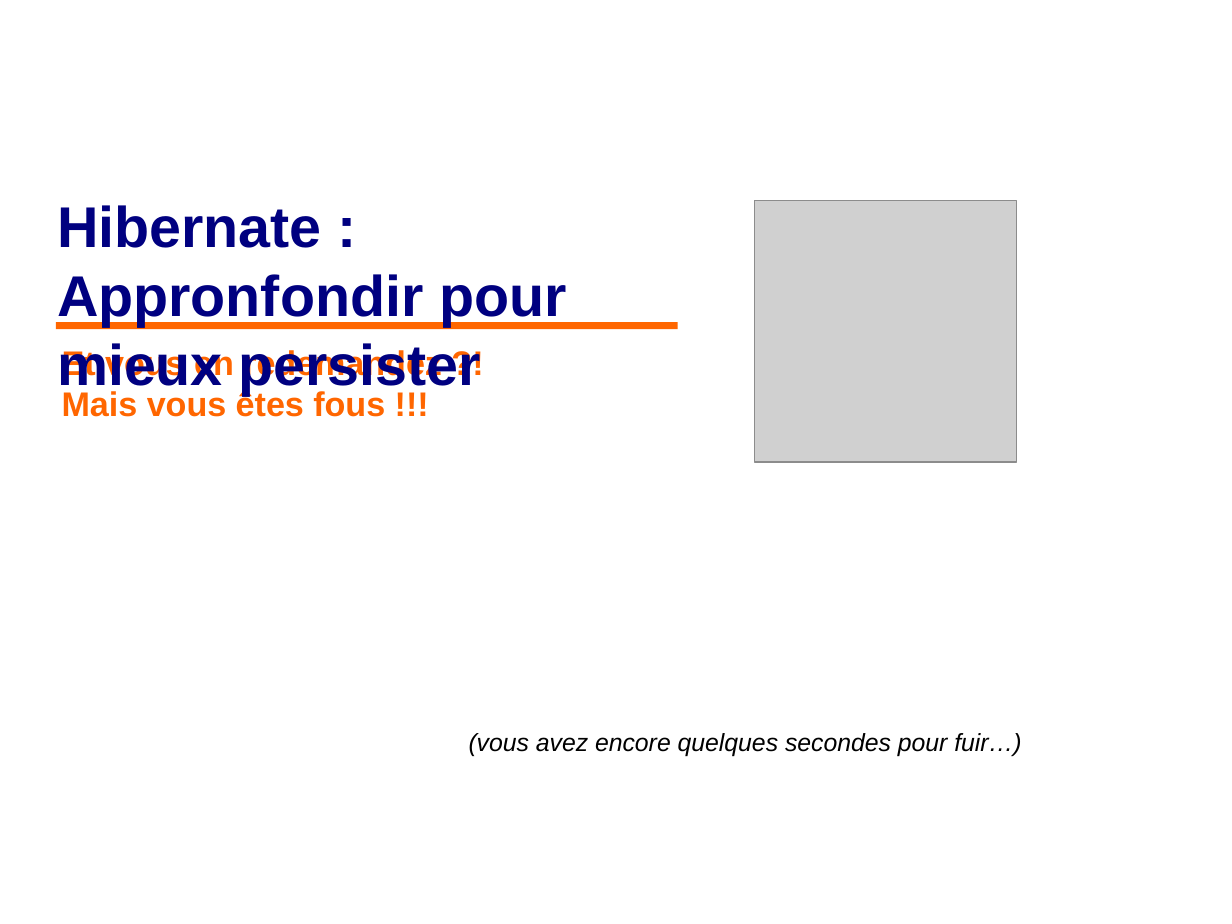
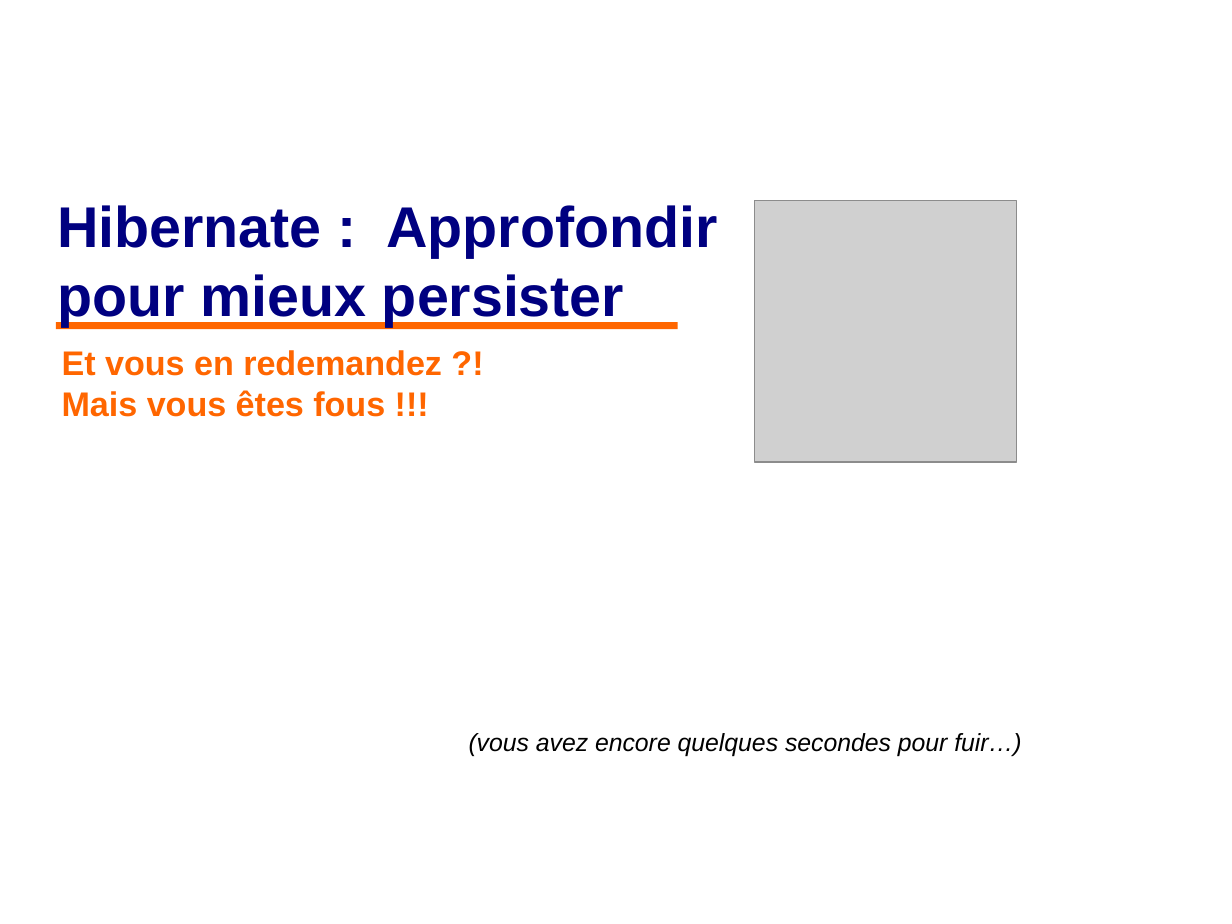
Before and after one commit to philphils/formation-hibernate-avancee, a slide deck: slide 1 of Documentation/diapo_formation_hibernate_avancee.odp. Drawn at 1232x924 pixels with LibreOffice and Linux fonts; fonts in the diff are those of the drawing; grey boxes stand for pictures; background and template pictures are left out. Boxes give left, top, right and bottom in pixels: in the first picture for what was removed or moved away, otherwise in the second. Text is boxed around its words. In the diff, an @@ line names an element or a change of style, - is before the commit and + after.

Commit message:
Orthographe

```diff
--- a/Documentation/diapo_formation_hibernate_avancee.odp
+++ b/Documentation/diapo_formation_hibernate_avancee.odp
@@ text at [57,205,717,326]: text changed @@
-Hibernate : Appronfondir pour mieux persister
+Hibernate : Approfondir pour mieux persister
```
